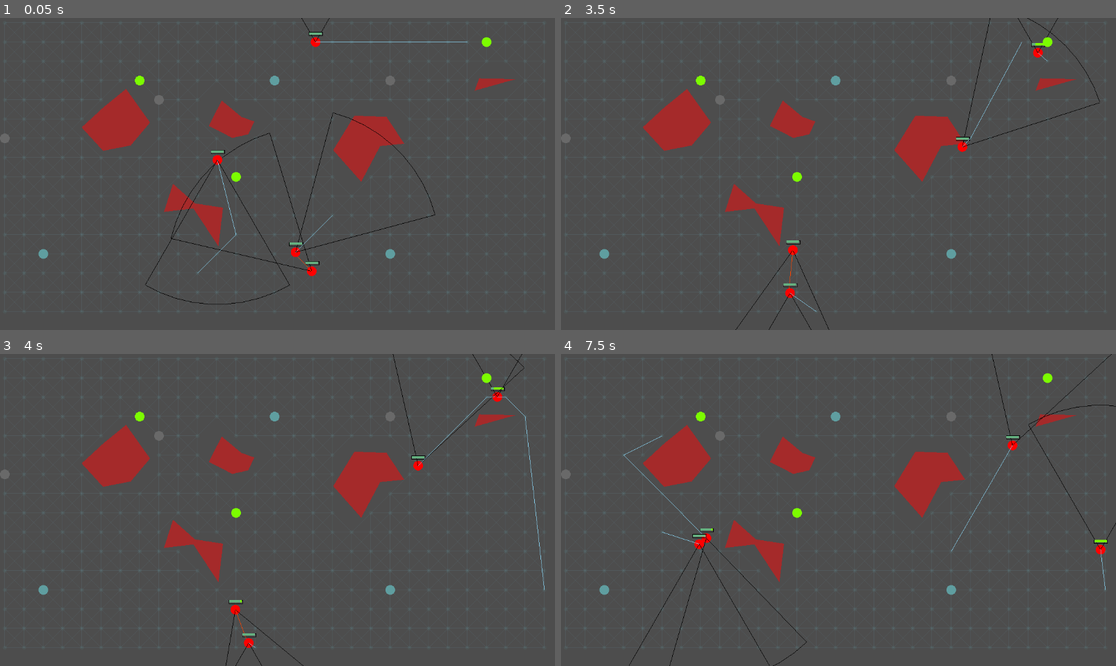
Above: before the commit, frames 1-4 (two rows, left to right).
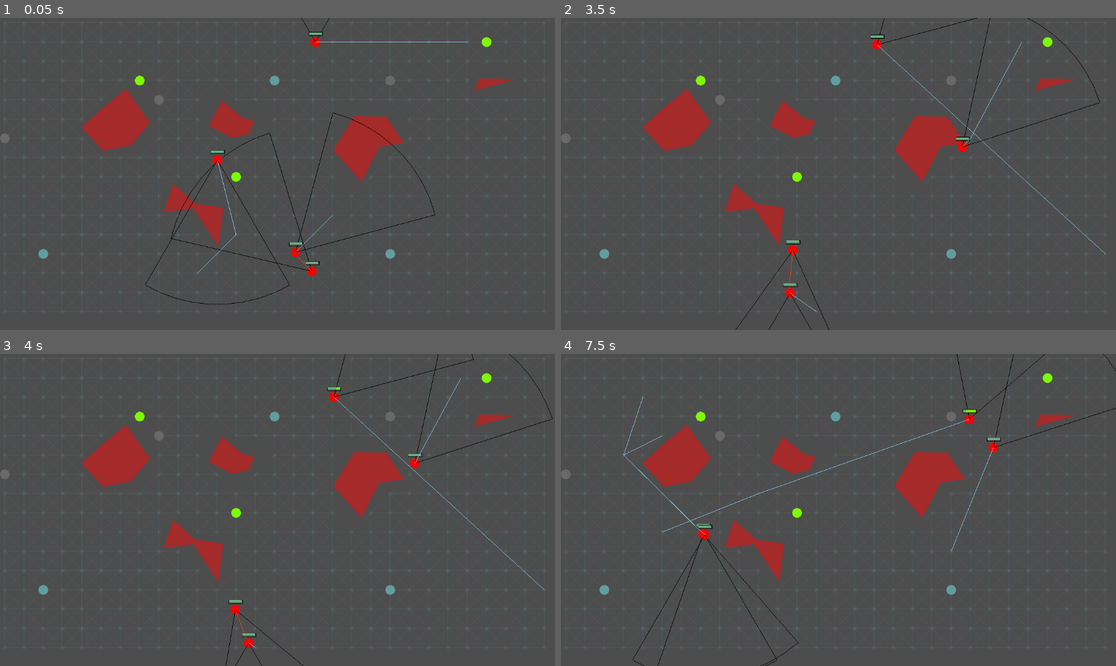
Above: after the commit, the same moments.

Repository: MagnusLucas/ai_2_tps
Game: Godot game, scene res://main.tscn
The game is run twice, just before and just after one commit, with the same random seed, the same clock (stepped at 60 frames per second) and the same inputs.
Inputs (mouse positions are in pixels of both pictures, inside the frame that each line leads up to):
- Up to frame 1 (0.05 s): no input
- Up to frame 2 (3.5 s): move the mouse to (960, 158) at 0.52 s; click (960, 158) at 0.67 s; move the mouse to (727, 189) at 1.27 s; click (727, 189) at 1.42 s; move the mouse to (894, 105) at 2.02 s; click (894, 105) at 2.17 s; move the mouse to (810, 236) at 2.77 s; click (810, 236) at 2.92 s
- Up to frame 3 (4 s): move the mouse to (444, 556) at 3.52 s; click (444, 556) at 3.67 s
- Up to frame 4 (7.5 s): move the mouse to (672, 463) at 4.27 s; click (672, 463) at 4.42 s; move the mouse to (866, 510) at 5.02 s; click (866, 510) at 5.17 s; move the mouse to (755, 432) at 5.77 s; click (755, 432) at 5.92 s; move the mouse to (960, 494) at 6.52 s; click (960, 494) at 6.67 s; move the mouse to (727, 525) at 7.27 s; click (727, 525) at 7.42 s

Frame 1 is identical in both runs. In frame 2, 0.3% of the frame differs, in the area x 55-99%, y 0-76%; in frame 3, 0.8%; in frame 4, 1.5%, in the area x 11-100%, y 0-100%.

Commit message:
Added respawning

Diff:
--- a/character/Character.gd
+++ b/character/Character.gd
@@ -34,6 +34,7 @@
 
 var shooting : bool = false
 var map_graph : MyGraph
+var starting_position : Vector2
 
 signal notice_collectible(collectible : Collectible)
 
@@ -54,6 +55,7 @@
 	while other_characters.has(placing):
 		placing = graph.get_random_node()
 	other_characters[placing] = self
+	starting_position = placing.position
 	position = placing.position
 	rotation = 2 * PI / 8 * randi_range(0, 7)
 
@@ -62,6 +64,16 @@
 	memory = Memory.new()
 	current_state = State.RANDOM_WALK
 	notice_collectible.connect(_on_collectible_noticed)
+
+func reset() -> void:
+	position = starting_position
+	rotation = 2 * PI / 8 * randi_range(0, 7)
+	HP = MAX_HP
+	armor_supply = MAX_ARMOR_SUPPLY
+	ammo_supply = MAX_AMMO_SUPPLY
+	velocity = Vector2.ZERO
+	memory = Memory.new()
+	current_state = State.RANDOM_WALK
 
 func _input(event: InputEvent) -> void:
 	if (event is InputEventMouseButton and event.button_index == MOUSE_BUTTON_LEFT
@@ -173,6 +185,8 @@
 		damage_value -= armor_supply
 		armor_supply = 0
 	HP -= damage_value
+	if HP <= 0:
+		reset()
 
 var shooting_accumulator = 0
 ##
@@ -182,7 +196,7 @@
 		if shooting_accumulator > 0.2:
 			shooting_accumulator -= 0.2
 			ammo_supply -= 1
-			get_parent().get_enemy(enemy, self).take_damage(5)
+			get_parent().get_enemy(enemy, self).take_damage(15)
 
 ## TODO - until not seen??? then collect hp/ammo/armor
 func evade(enemy_position):
